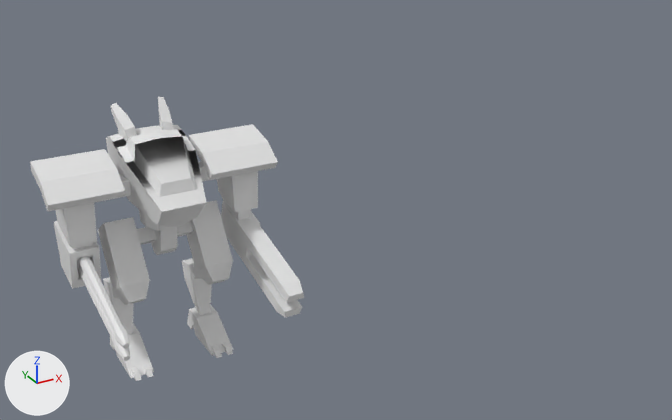
Two versions of the FBX model Assets/Art/Models (FBX)/Final Boss Model/FinalBossModel.fbx, one commit apart.
Camera for both pictures: a 50 mm camera at (-26.0, -82.8, 57.7) aimed at (18.9, -1.2, 16.9). The axes (+X, +Y, +Z) are drawn at lower left. The lights are the same throughout. Where no turn or scale is listed for an object, it has been applied to the vertices.
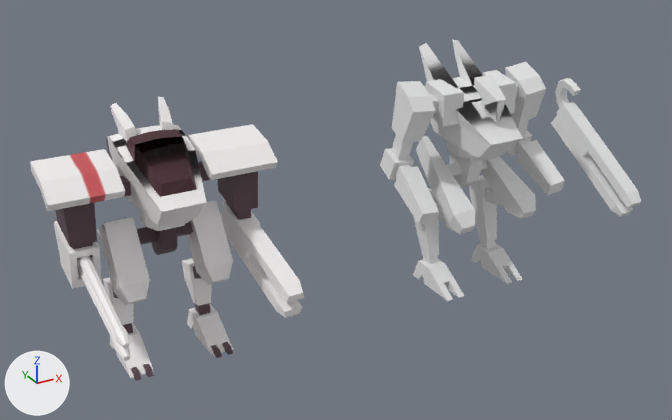
The change, as a list of edits to the scene's bpy script:
```text
Change me_plane_023:
    where me_plane_023.from_pydata(...)  # 44 vertices, 36 faces; spans x -5.16..3.77, y -3.31..2.87, z -4.82..4.37
    used by ob_plane_001; location = (-7.76, 0.6, 22.24); rotation_euler = (-3.142, 0.0, 0.0), in degrees (-180, 0, 0); scale = (-1.0, -1.0, -1.0)
    me_plane_023 part 2: 36 faces spanning x -5.16..3.77, y -3.31..2.87, z -4.82..4.37 switch from no material to mat_material (picture img_finalbosstexture_png)
Change me_plane:
    where me_plane.from_pydata(...)  # 44 vertices, 36 faces; spans x -5.16..3.77, y -3.31..2.87, z -4.82..4.37
    add me_plane.materials.append(mat_material)  # picture img_finalbosstexture_png
Change me_plane_008:
    where me_plane_008.from_pydata(...)  # 127 vertices, 116 faces; spans x -3.52..3.52, y -6.57..7.27, z -7.85..2.1
    me_plane_008 part 1: 116 faces spanning x -3.52..3.52, y -6.57..7.27, z -7.85..2.1 switch from no material to mat_material (picture img_finalbosstexture_png)
Add ob_plane_018:
    ob_plane_018 = bpy.data.objects.new('Plane.018', me_plane_032)  # 36 vertices, 36 faces; spans x -0.4..2.26, y -5.95..0.19, z -6.18..-3.51
    ob_plane_018.location = (34.02, 0.88, 10.91)
    ob_plane_018.rotation_euler = (-2.915, 0.0, 0.0)  # degrees (-167, 0, 0)
    ob_plane_018.scale = (-0.933, -1.19, -1.19)
Add ob_plane_015:
    ob_plane_015 = bpy.data.objects.new('Plane.015', me_plane_027)  # 68 vertices, 62 faces; spans x -1.0..1.8, y -10.8..5.0, z -6.2..8.1
    ob_plane_015.location = (55.61, 1.28, 17.2)
Add ob_plane_017:
    ob_plane_017 = bpy.data.objects.new('Plane.017', me_plane_031)  # 20 vertices, 16 faces; spans x -0.36..2.09, y -2.28..2.74, z -4.0..3.49
    ob_plane_017.location = (33.99, 1.79, 10.8)
    ob_plane_017.rotation_euler = (-2.915, 0.0, 0.0)  # degrees (-167, 0, 0)
    ob_plane_017.scale = (-0.933, -1.19, -1.19)
Add ob_waist_001:
    ob_waist_001 = bpy.data.objects.new('Waist.001', me_plane_014_1)  # 56 vertices, 56 faces; spans x -2.28..2.28, y -6.1..-0.05, z -11.54..-3.76
    ob_waist_001.location = (37.54, 2.94, 26.93)
Add ob_chest_002:
    ob_chest_002 = bpy.data.objects.new('Chest.002', me_plane_016)  # 30 vertices, 28 faces; spans x -1.26..1.24, y -1.82..1.74, z -2.29..2.24
    ob_chest_002.location = (37.44, -3.4, 27.28)
Add ob_plane_014:
    ob_plane_014 = bpy.data.objects.new('Plane.014', me_plane_013)  # 56 vertices, 44 faces; spans x -5.16..2.26, y -7.83..2.3, z -9.49..2.95
    ob_plane_014.location = (30.21, 0.34, 25.6)
    ob_plane_014.rotation_euler = (-2.922, 0.115, 0.0)  # degrees (-167, 6.6, 0)
    ob_plane_014.scale = (-1.0, -1.0, -1.0)
Add ob_plane_013:
    ob_plane_013 = bpy.data.objects.new('Plane.013', me_plane_012)  # 36 vertices, 36 faces; spans x -0.37..2.11, y -5.61..1.86, z -7.1..-4.62
    ob_plane_013.location = (41.07, 0.88, 10.91)
Add ob_plane_011:
    ob_plane_011 = bpy.data.objects.new('Plane.011', me_plane_006)  # 28 vertices, 22 faces; spans x -2.93..2.33, y -7.43..4.85, z -5.37..3.3
    ob_plane_011.location = (41.09, 1.12, 17.71)
Add ob_plane_010:
    ob_plane_010 = bpy.data.objects.new('Plane.010', me_plane_007)  # 56 vertices, 44 faces; spans x -5.37..3.08, y -5.9..3.32, z -10.91..3.61
    ob_plane_010.location = (44.63, 0.34, 25.6)
Add ob_plane_016:
    ob_plane_016 = bpy.data.objects.new('Plane.016', me_plane_030)  # 28 vertices, 22 faces; spans x -2.47..1.96, y -5.76..3.91, z -4.79..3.17
    ob_plane_016.location = (33.99, 1.12, 17.71)
    ob_plane_016.rotation_euler = (3.007, 0.0, 0.0)  # degrees (172, 0, 0)
    ob_plane_016.scale = (-1.19, -1.19, -1.19)
Add ob_plane_012:
    ob_plane_012 = bpy.data.objects.new('Plane.012', me_plane_010)  # 20 vertices, 16 faces; spans x -0.34..1.96, y -1.7..2.49, z -4.96..4.27
    ob_plane_012.location = (41.09, 1.79, 10.8)
Add ob_chest_001:
    ob_chest_001 = bpy.data.objects.new('Chest.001', me_plane_008_1)  # 113 vertices, 100 faces; spans x -5.04..5.08, y -6.57..7.27, z -7.85..3.36
    ob_chest_001.location = (37.43, -0.03, 28.33)
```

Changed parts and their boxes (x1, y1, x2, y2) in the pictures (672 x 420 px):
'Chest.001', added: after (419, 39, 523, 160)
'Plane', recoloured: (189, 124, 278, 220) in both
'Plane.014', added: after (380, 81, 439, 224)
'Plane.015', added: after (551, 78, 641, 217)
'Plane.010', added: after (505, 62, 565, 195)
'Plane.016', added: after (416, 136, 475, 234)
'Plane.011', added: after (480, 157, 536, 218)
'Plane.012', added: after (469, 175, 497, 249)
'Plane.018', added: after (413, 259, 464, 301)
'Plane.013', added: after (470, 244, 522, 284)
'Chest.002', added: after (474, 75, 506, 123)
'Waist.001', added: after (447, 141, 483, 187)
'Plane.017', added: after (413, 188, 439, 264)
part 1 of me_plane_008, recoloured: (106, 97, 207, 227) in both
part 2 of me_plane_023, recoloured: (30, 149, 131, 260) in both
